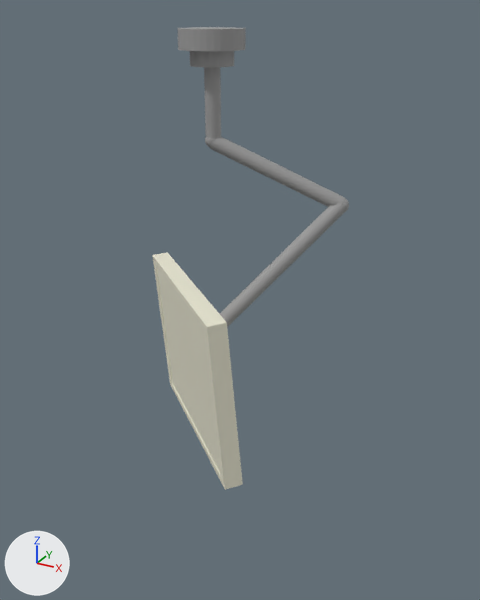
The FBX model Assets/Models/pantalla.fbx, before and after one commit.
Both versions are drawn from a 50 mm camera at (4.42, -6.12, 5.14) aimed at (0.77, 0.51, 1.82). The lights are fixed; the arrows at lower left show +X, +Y and +Z. Where no turn or scale is listed for an object, it has been applied to the vertices.

Objects in the first picture: 'Brazo', 'Monitor', 'Pantalla'.
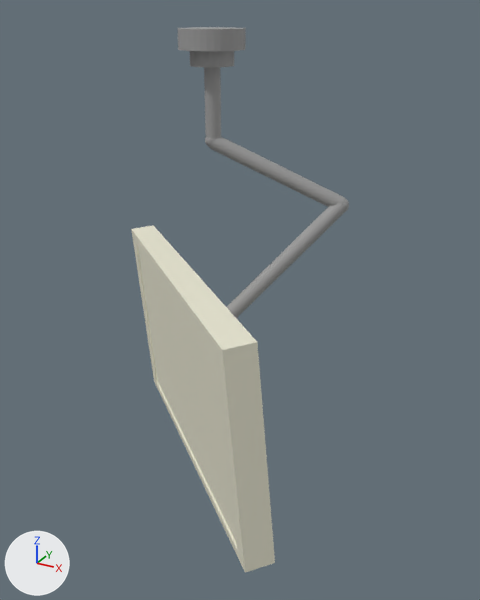
Where the change shows, as pixel boxes (x1, y1, x2, y2) in the pictures (480 x 600 px):
'Monitor', moved, rescaled (58% wider, 46% taller)
    before: (152, 252, 243, 490)
    after: (131, 225, 275, 573)
'Pantalla', moved, rescaled (55% wider, 45% taller)
    before: (157, 269, 220, 472)
    after: (138, 247, 236, 541)

The change in detail:
Object 'Pantalla' (ob_pantalla) moves from (0.13, 0.38, 0.88) to (0.13, 0.32, 0.79).
Object 'Pantalla' (ob_pantalla) is rescaled from (0.113, 1.4, 1.07) to (0.175, 2.33, 1.35).
Object 'Monitor' (ob_monitor) moves from (0.13, 0.38, 0.88) to (0.13, 0.32, 0.79).
Object 'Monitor' (ob_monitor) is rescaled from (0.113, 1.4, 1.07) to (0.175, 2.33, 1.35).
